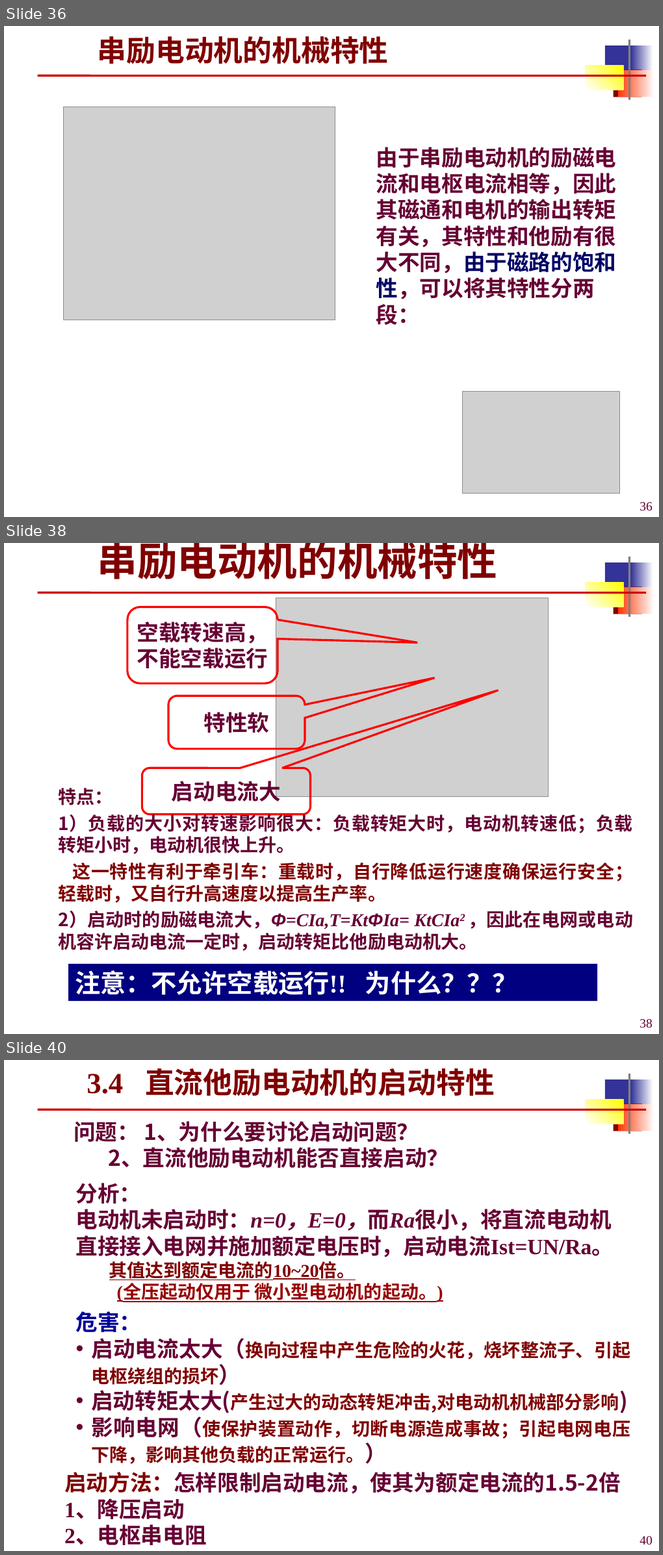
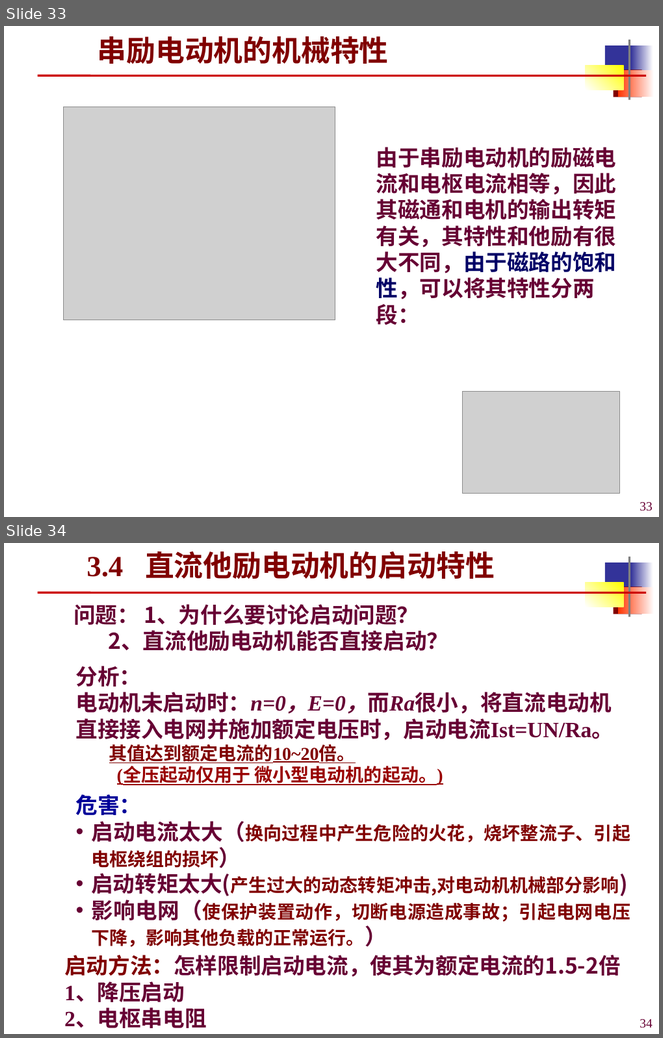
Before and after one commit to origin2007/mechatronic_transmission_control, a slide deck: 机电传动控制3-直流电机.ppt. Shown one above the other, each under a label of ours: slides 36, 38 and 40 before the commit, slides 33 and 34 after it; the slides between them are not shown. The pictures are 663x1555 and 663x1038 pixels, drawn with LibreOffice and Linux fonts; fonts in the diff are those of the drawing; grey boxes stand for pictures. Boxes give left, top, right and bottom in pixels: in the first picture for what was removed or moved away, otherwise in the second. Text is boxed around its words. In the diff, an @@ line names an element or a change of style, - is before the commit and + after.

```diff
--- a/机电传动控制3-直流电机.ppt
+++ b/机电传动控制3-直流电机.ppt
@@ slide 38 removed at bbox=[4, 543, 659, 1034], background #FFFFFF; not listed: 7 template elements that a slide beside it also shows @@
@@ title removed at bbox=[98, 543, 498, 579] @@
-串励电动机的机械特性
@@ picture removed at bbox=[276, 598, 548, 797] @@
@@ rounded speech box removed at bbox=[128, 607, 277, 684] @@
-空载转速高，
-不能空载运行
@@ rounded speech box removed at bbox=[168, 696, 305, 749] @@
-特性软
@@ rounded speech box removed at bbox=[142, 769, 311, 815] @@
-启动电流大
@@ text removed at bbox=[58, 788, 633, 951] @@
-特点：
-1）负载的大小对转速影响很大：负载转矩大时，电动机转速低；负载转矩小时，电动机很快上升。
-这一特性有利于牵引车：重载时，自行降低运行速度确保运行安全；轻载时，又自行升高速度以提高生产率。
-2）启动时的励磁电流大，Φ=CIa,T=KtΦIa= KtCIa2 ，因此在电网或电动机容许启动电流一定时，启动转矩比他励电动机大。
@@ rectangle removed at bbox=[68, 964, 597, 1002] @@
-注意：不允许空载运行!! 为什么？？？
@@ page number removed at bbox=[640, 1019, 653, 1029] @@
-38
@@ what was slide 36 is now slide 33 @@
@@ page number at bbox=[640, 502, 653, 512]: text changed @@
-36
+33
@@ what was slide 40 is now slide 34 @@
@@ page number at bbox=[640, 1019, 653, 1029]: text changed @@
-40
+34
```
Also in this commit, not shown: 4 slides changed, 10 other slides removed.
